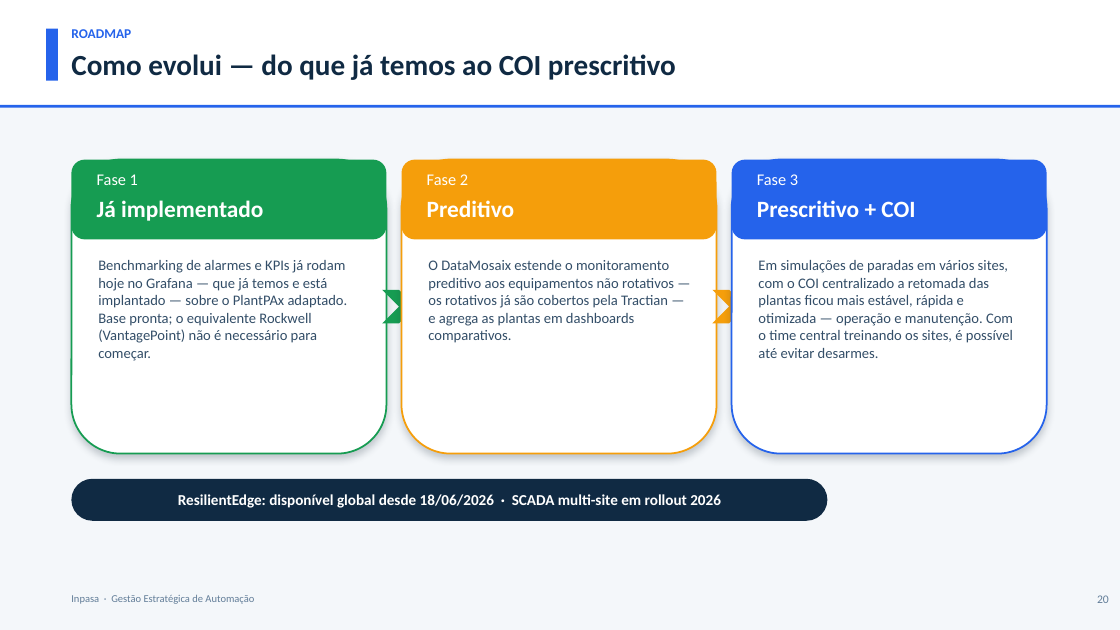
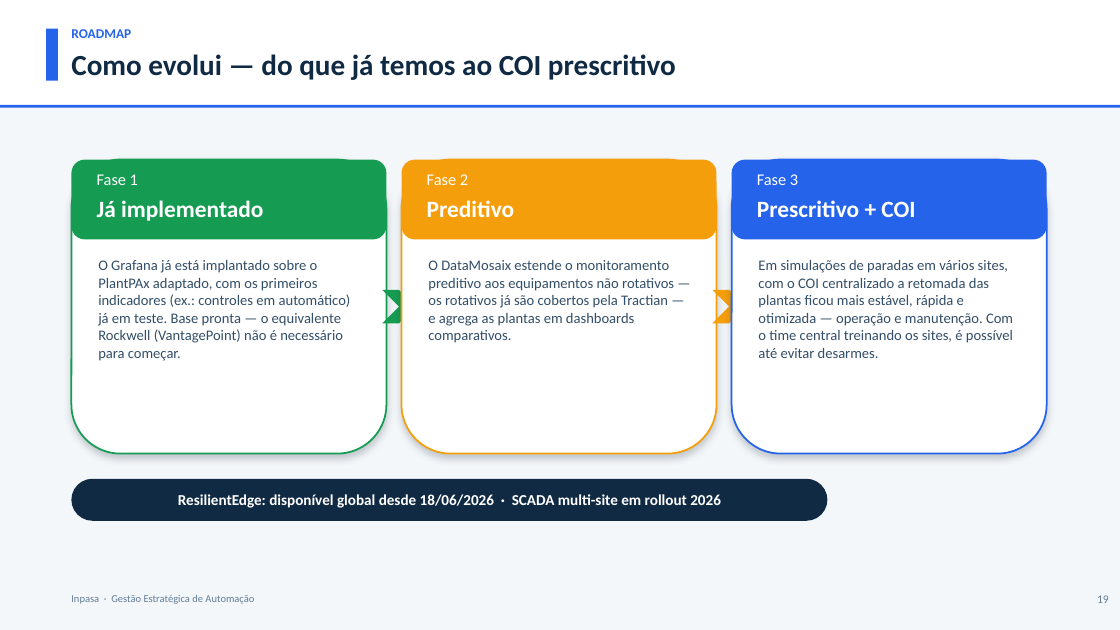
Before and after one commit to ItielGoncalves/ICG2025, a slide deck: slide 19 of 2026.06.28 - MULTI - DataOps na Prática IA a Serviço da Alta Gestão vFINAL.pptx (slide 20 before the commit). Drawn at 1120x630 pixels with LibreOffice and Linux fonts; fonts in the diff are those of the drawing. Boxes give left, top, right and bottom in pixels: in the first picture for what was removed or moved away, otherwise in the second. Text is boxed around its words. In the diff, an @@ line names an element or a change of style, - is before the commit and + after.

```diff
--- a/2026.06.28 - MULTI - DataOps na Prática IA a Serviço da Alta Gestão vFINAL.pptx
+++ b/2026.06.28 - MULTI - DataOps na Prática IA a Serviço da Alta Gestão vFINAL.pptx
@@ text at (98, 260, 351, 361): text changed @@
-Benchmarking de alarmes e KPIs já rodam hoje no Grafana — que já temos e está implantado — sobre o PlantPAx adaptado. Base pronta; o equivalente Rockwell (VantagePoint) não é necessário para começar.
+O Grafana já está implantado sobre o PlantPAx adaptado, com os primeiros indicadores (ex.: controles em automático) já em teste. Base pronta — o equivalente Rockwell (VantagePoint) não é necessário para começar.
@@ text at (1097, 595, 1109, 603): text changed @@
-20
+19
```
Also in this commit, not shown: 9 other slides changed, 1 slide removed, 3 other files.
